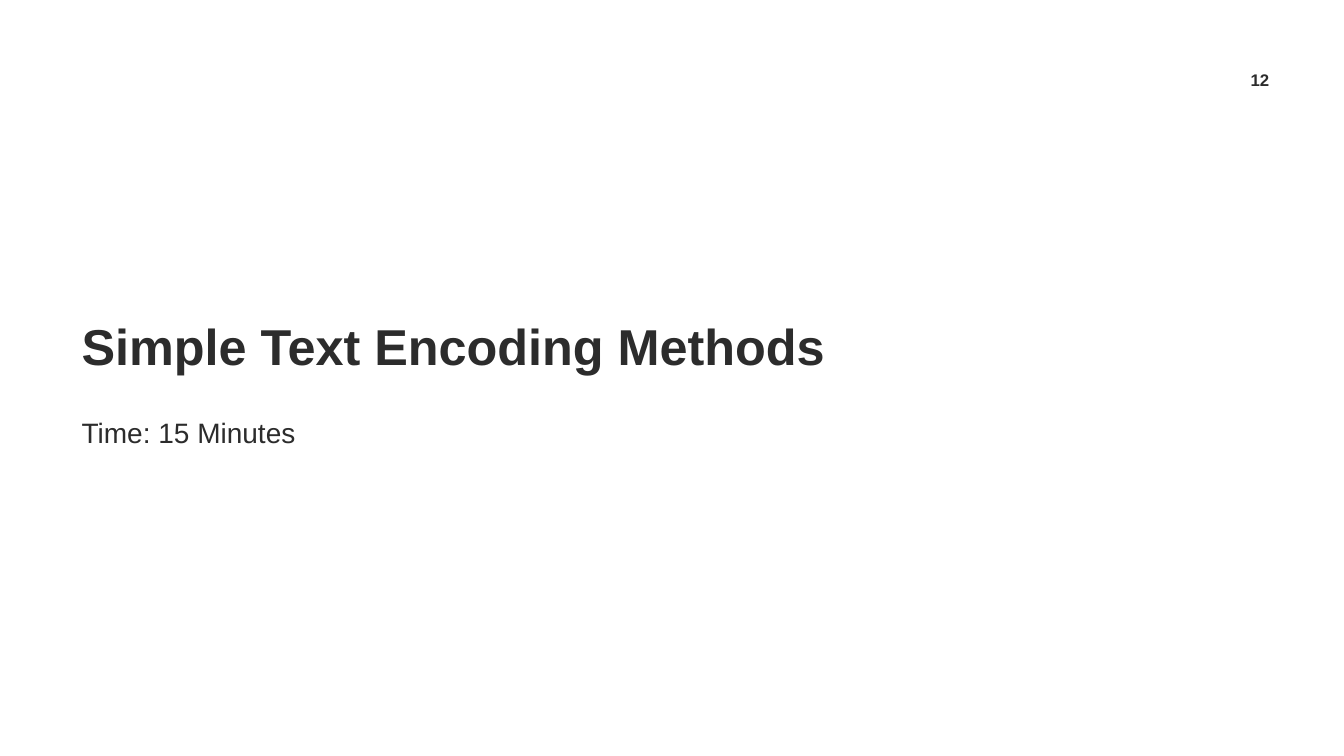
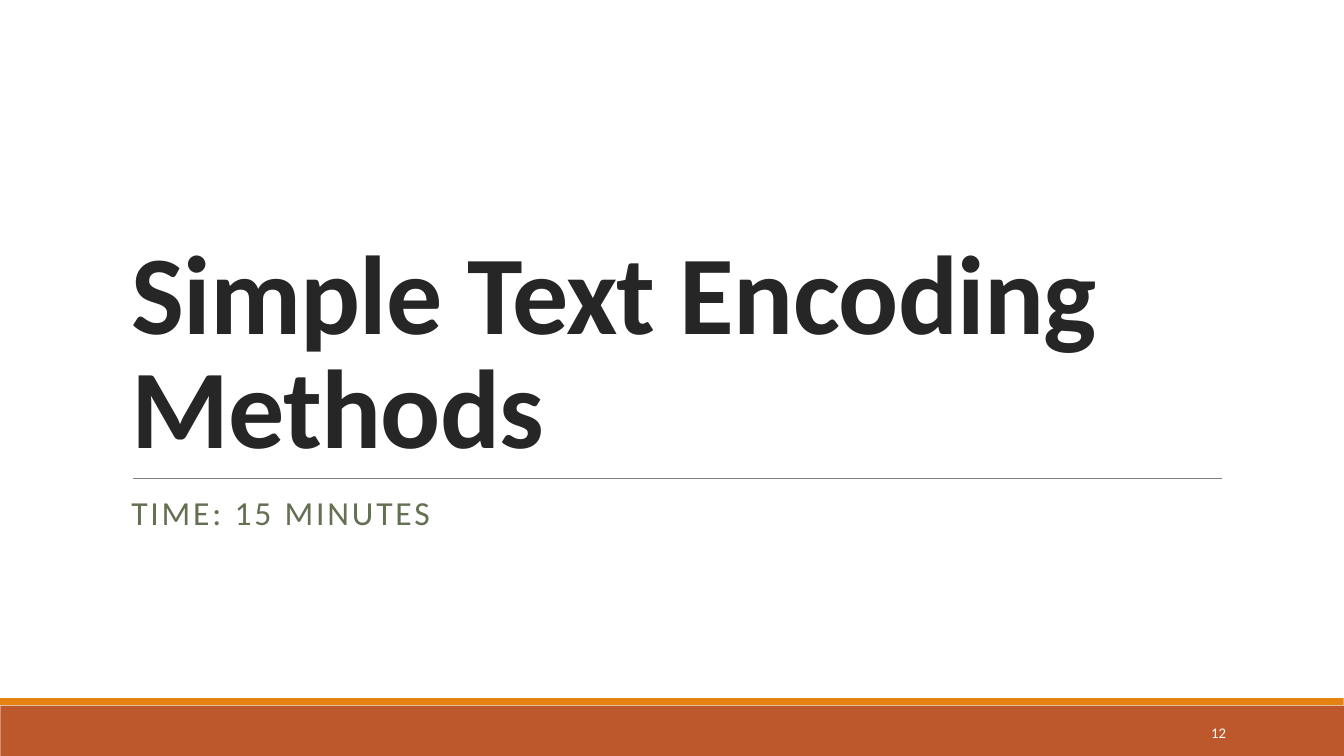
Before and after one commit to TrainingByPackt/Natural-Language-Processing-Fundamentals, a slide deck: slide 12 of Lesson-7-VectorRepresentations/Lesson 7.pptx. Drawn at 1344x756 pixels with LibreOffice and Linux fonts; fonts in the diff are those of the drawing; background and template pictures are left out. Boxes give left, top, right and bottom in pixels: in the first picture for what was removed or moved away, otherwise in the second. Text is boxed around its words. In the diff, an @@ line names an element or a change of style, - is before the commit and + after.

```diff
--- a/Lesson-7-VectorRepresentations/Lesson 7.pptx
+++ b/Lesson-7-VectorRepresentations/Lesson 7.pptx
@@ title "Simple Text Encoding Methods": place and size @@
-title "Simple Text Encoding Methods" at <box>82,328,825,375</box>
+title "Simple Text Encoding Methods" at <box>131,255,1097,449</box>
@@ title "Simple Text Encoding Methods" at <box>131,255,1097,449</box>: size 36 to 80 pt, font Arial to Calibri, text colour #2C2C2C to #262626, letter spacing 0 to -0.5 pt; line spacing 1 to 0.85 @@
@@ line added from (133, 479) to (1222, 479), #808080 0.5 pt @@
@@ subtitle at <box>131,503,430,525</box>: text changed; size 20 to 24 pt; font Arial to Calibri; text colour #2C2C2C to #637052 @@
-Time: 15 Minutes
+TIME: 15 MINUTES
@@ rectangle added at <box>0,706,1344,756</box>, fill #BD582C @@
@@ rectangle added at <box>0,699,1344,706</box>, fill #E48312 @@
@@ page number: place and size @@
-page number at <box>1251,74,1270,86</box>
+page number at <box>1211,728,1226,738</box>
@@ page number at <box>1211,728,1226,738</box>: size 12 to 10.5 pt, font Arial to Calibri, text colour #2C2C2C to #FFFFFF, bold off; alignment centre to right @@
```
Also in this commit, not shown: 23 other slides changed, 5 slides added, 3 other files.
